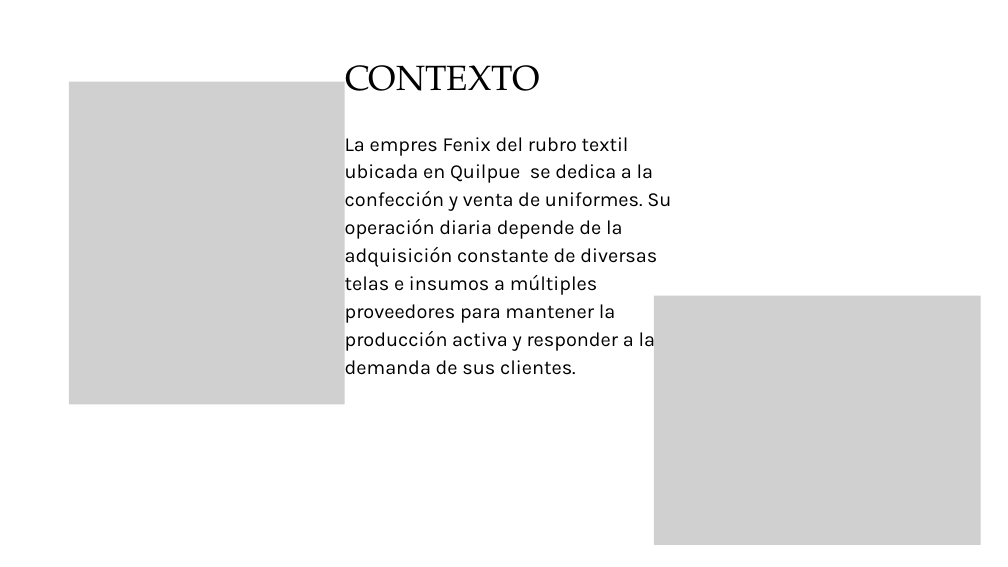
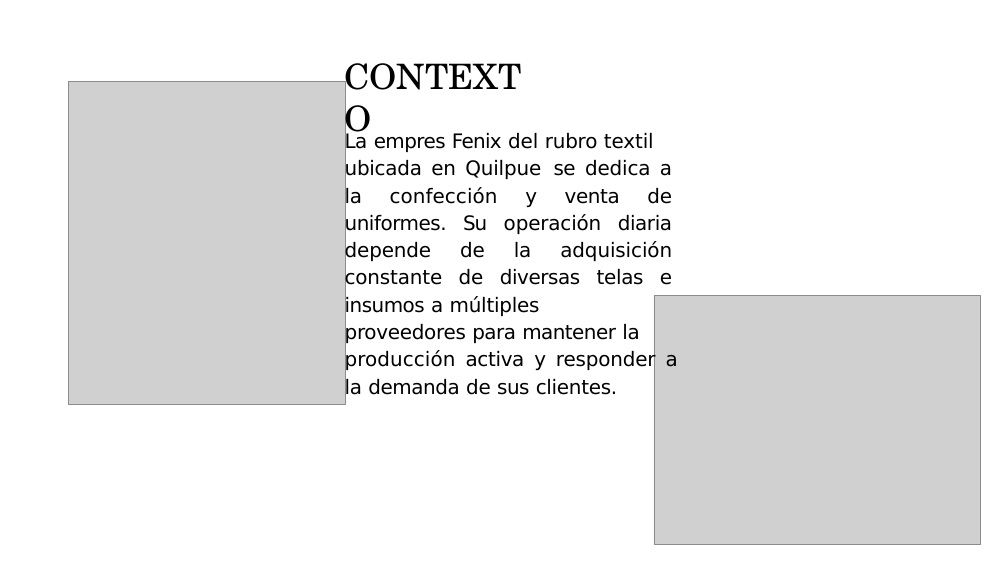
Before and after one commit to mpdp40/Proyecto_Optimisacion_MANANI-, a slide deck: slide 3 of fase 1/Evidencias_Grupales/Presentacíon Proyecto.pptx. Drawn at 1008x567 pixels with LibreOffice and Linux fonts; fonts in the diff are those of the drawing; grey boxes stand for pictures. Boxes give left, top, right and bottom in pixels: in the first picture for what was removed or moved away, otherwise in the second. Text is boxed around its words. In the diff, an @@ line names an element or a change of style, - is before the commit and + after.

```diff
--- a/fase 1/Evidencias_Grupales/Presentacíon Proyecto.pptx
+++ b/fase 1/Evidencias_Grupales/Presentacíon Proyecto.pptx
@@ title "CONTEXTO" at [344, 54, 541, 97]: font TeX Gyre Pagella to TeX Gyre Schola, letter spacing 0 to -0.1 pt; alignment centre to left; indent changed; line spacing 52.5pt to 1; more space between paragraphs @@
@@ text at [345, 132, 678, 399]: text changed; font Karla to DejaVu Sans @@
-La empres Fenix del rubro textil ubicada en Quilpue se dedica a la confección y venta de uniformes. Su operación diaria depende de la adquisición constante de diversas telas e insumos a múltiples proveedores para mantener la producción activa y responder a la demanda de sus clientes.
+La empres Fenix del rubro textil
+ubicada en Quilpue se dedica a la confección y venta de uniformes. Su operación diaria depende de la adquisición constante de diversas telas e insumos a múltiples
+proveedores para mantener la
+producción activa y responder a la demanda de sus clientes.
```
Also in this commit, not shown: 19 other slides changed.
